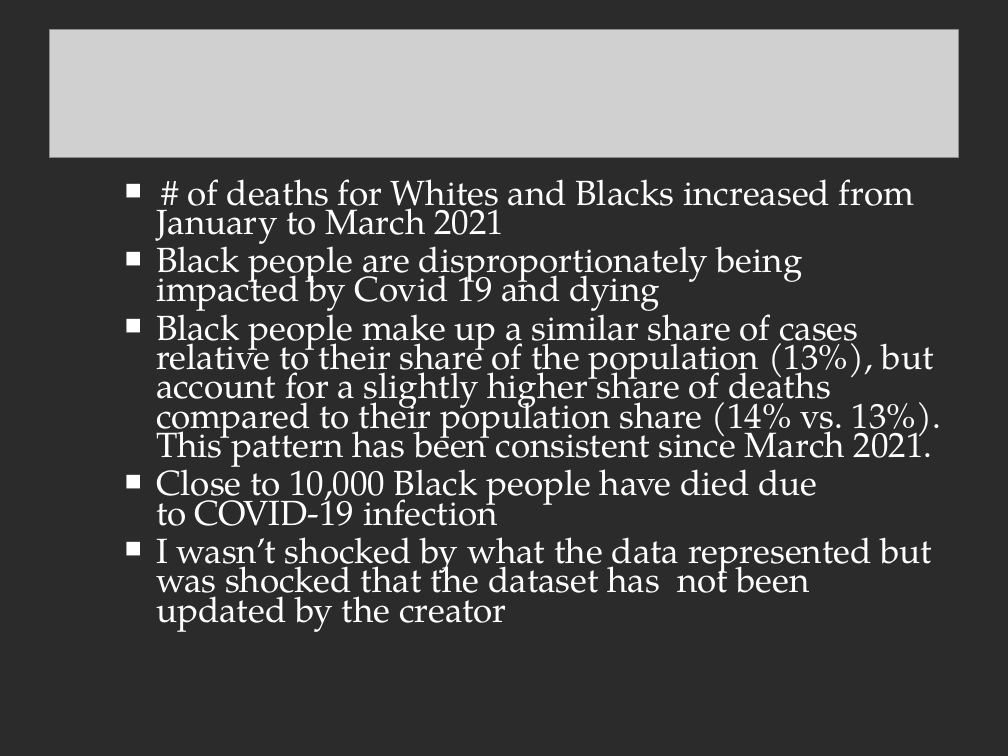
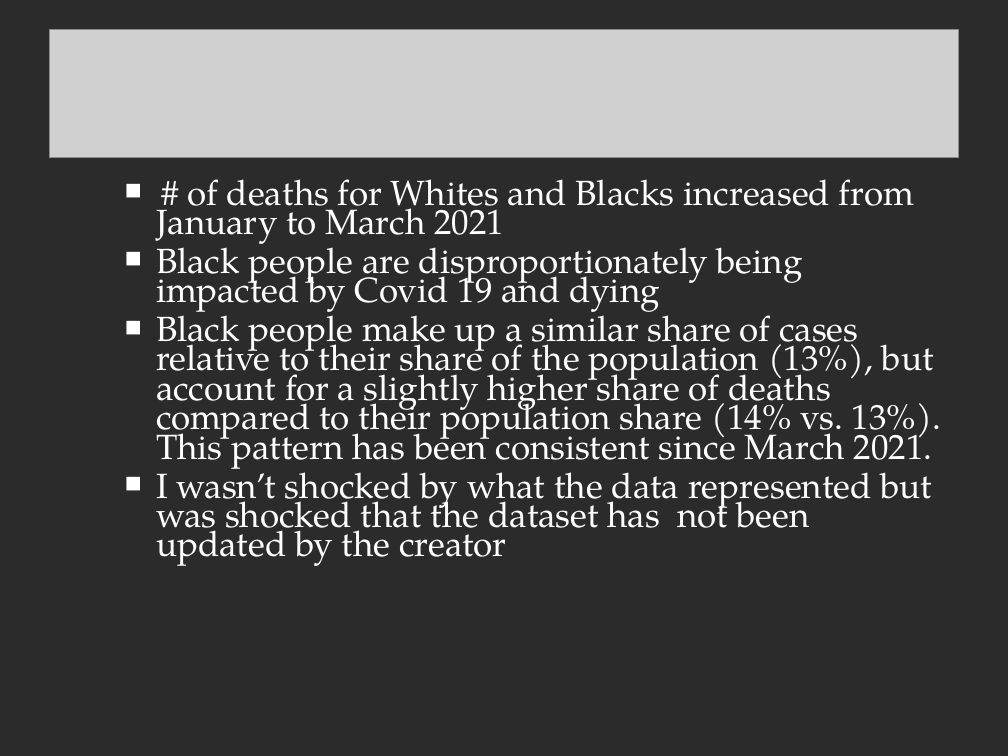
Before and after one commit to chavjohn/chavjohn, a slide deck: slide 5 of CAPSTONE PROJECT.ppt. Drawn at 1008x756 pixels with LibreOffice and Linux fonts; fonts in the diff are those of the drawing; grey boxes stand for pictures; background and template pictures are left out; a plain dark background stands for a picture behind light text. Boxes give left, top, right and bottom in pixels: in the first picture for what was removed or moved away, otherwise in the second. Text is boxed around its words. In the diff, an @@ line names an element or a change of style, - is before the commit and + after.

```diff
--- a/CAPSTONE PROJECT.ppt
+++ b/CAPSTONE PROJECT.ppt
@@ text at (156,458,818,539): paragraph removed @@
-  ■ Close to 10,000 Black people have died due to COVID-19 infection
```
Also in this commit, not shown: 1 slide added.
